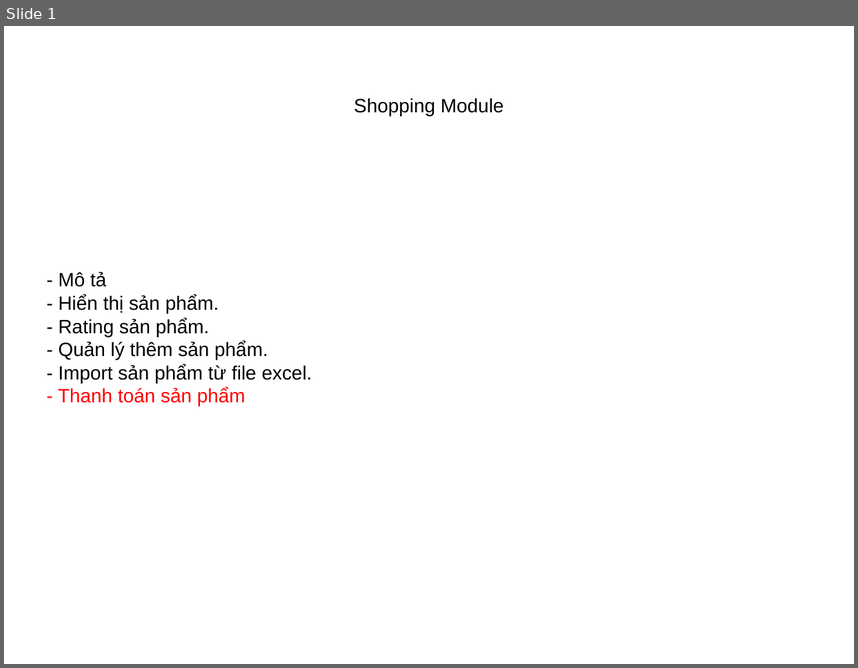
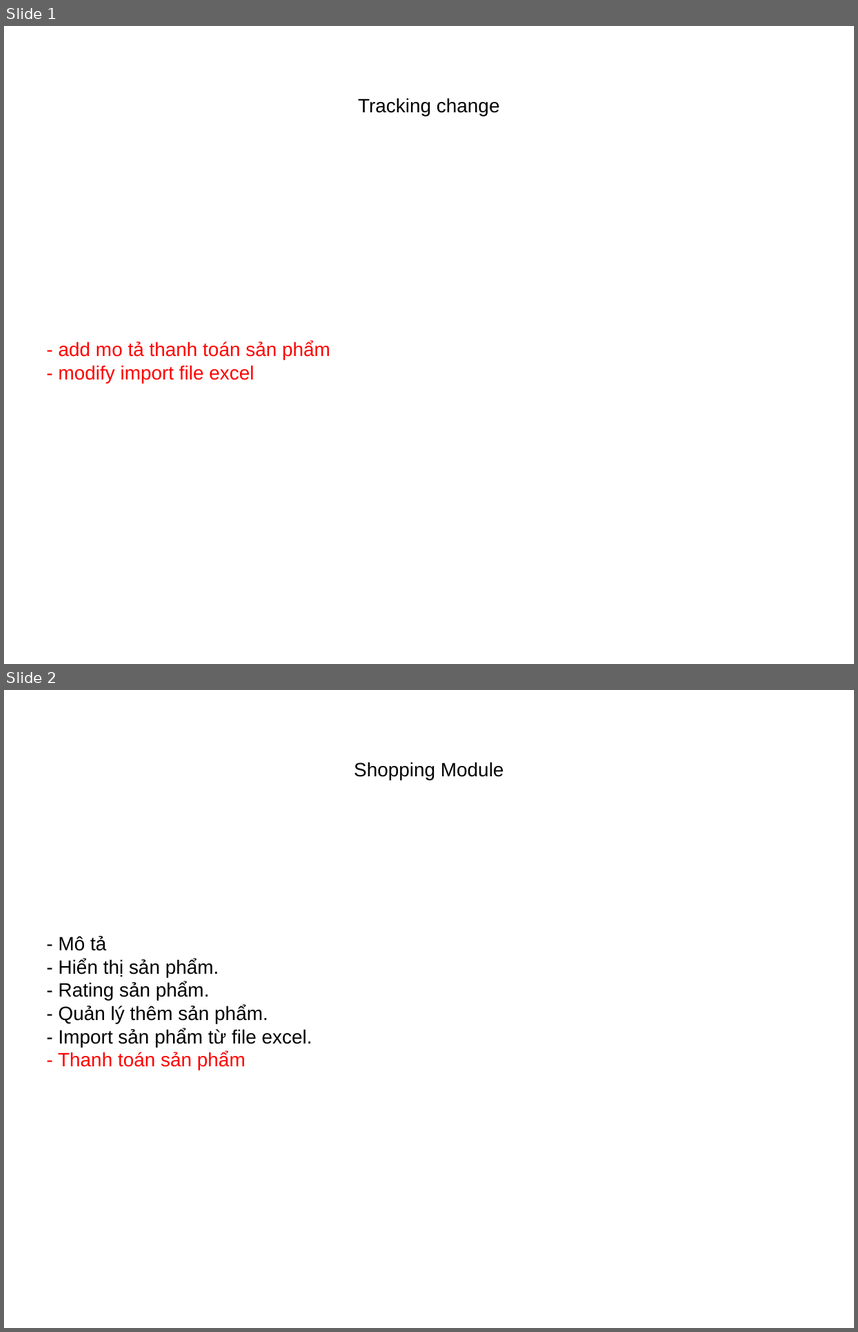
Before and after one commit to aoteman9527/for-imagine-world, a slide deck: DOCUMENTs/Module Ban Hang/Overview.Shopping.Module.v.0.0.2.pptx. Shown one above the other, each under a label of ours: slide 1 before the commit, slides 1 and 2 after it. The pictures are 858x668 and 858x1332 pixels, drawn with LibreOffice and Linux fonts; fonts in the diff are those of the drawing. Boxes give left, top, right and bottom in pixels: in the first picture for what was removed or moved away, otherwise in the second. Text is boxed around its words. In the diff, an @@ line names an element or a change of style, - is before the commit and + after.

```diff
--- a/DOCUMENTs/Module Ban Hang/Overview.Shopping.Module.v.0.0.2.pptx
+++ b/DOCUMENTs/Module Ban Hang/Overview.Shopping.Module.v.0.0.2.pptx
@@ slide 1 added at (4, 26, 854, 664), background #FFFFFF @@
@@ text added at (358, 98, 500, 116), 18 pt, text #000000 @@
+Tracking change
@@ text added at (59, 341, 330, 383), 18 pt, text #FF0000 @@
+- add mo tả thanh toán sản phẩm
+- modify import file excel
@@ what was slide 1 is now slide 2 @@
```
Also in this commit, not shown: 1 slide changed.
